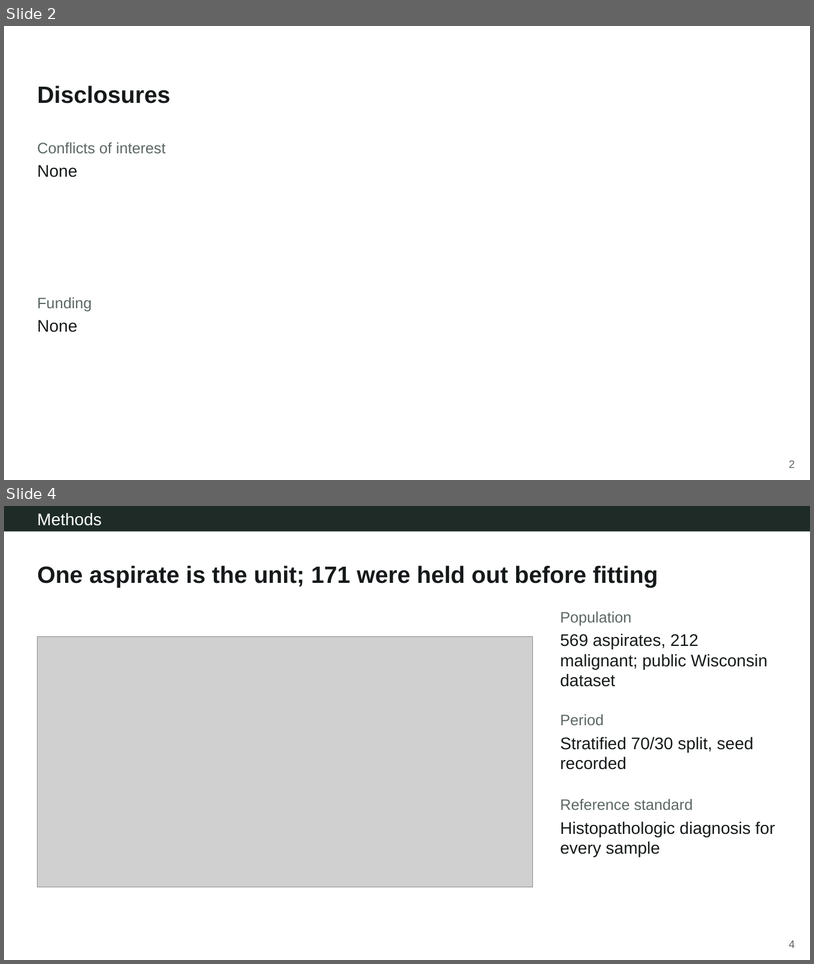
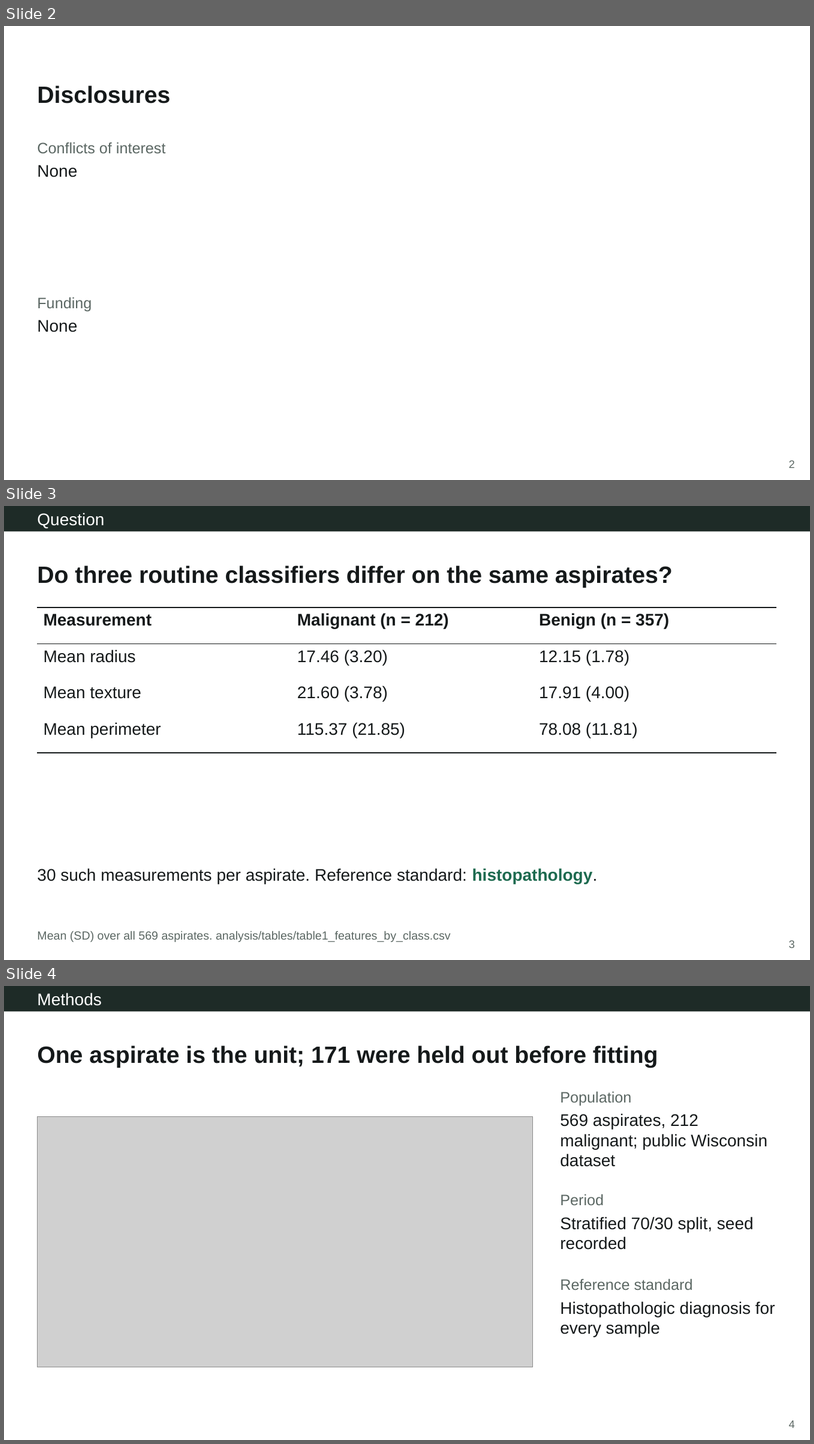
Before and after one commit to Aperivue/medsci-skills, a slide deck: demo/01_wisconsin_bc/presentation/demo1_wisconsin_bc.pptx. Shown one above the other, each under a label of ours: slides 2 and 4 before the commit, slides 2, 3 and 4 after it; the slides between them are not shown. The pictures are 814x964 and 814x1444 pixels, drawn with LibreOffice and Linux fonts; fonts in the diff are those of the drawing; grey boxes stand for pictures. Boxes give left, top, right and bottom in pixels: in the first picture for what was removed or moved away, otherwise in the second. Text is boxed around its words. In the diff, an @@ line names an element or a change of style, - is before the commit and + after.

```diff
--- a/demo/01_wisconsin_bc/presentation/demo1_wisconsin_bc.pptx
+++ b/demo/01_wisconsin_bc/presentation/demo1_wisconsin_bc.pptx
@@ slide 3 added at (4,506,810,960), background #FFFFFF; not listed: 1 template element that a slide beside it also shows @@
@@ text added at (4,506,810,531), fill #1E2B27, 20 pt, text #FFFFFF @@
+Question
@@ title added at (37,565,673,588), 28 pt, text #15191A, bold @@
+Do three routine classifiers differ on the same aspirates?
@@ table added at (37,607,777,753), 4 rows, 3 columns @@
+Measurement | Malignant (n = 212) | Benign (n = 357)
+Mean radius | 17.46 (3.20) | 12.15 (1.78)
+Mean texture | 21.60 (3.78) | 17.91 (4.00)
+Mean perimeter | 115.37 (21.85) | 78.08 (11.81)
@@ text added at (37,868,598,883), 20 pt, text #15191A @@
+30 such measurements per aspirate. Reference standard: histopathology.
@@ text added at (37,931,451,942), 14 pt, text #5B6763 @@
+Mean (SD) over all 569 aspirates. analysis/tables/table1_features_by_class.csv
```
Also in this commit, not shown: 1 slide removed, 5 other files.
